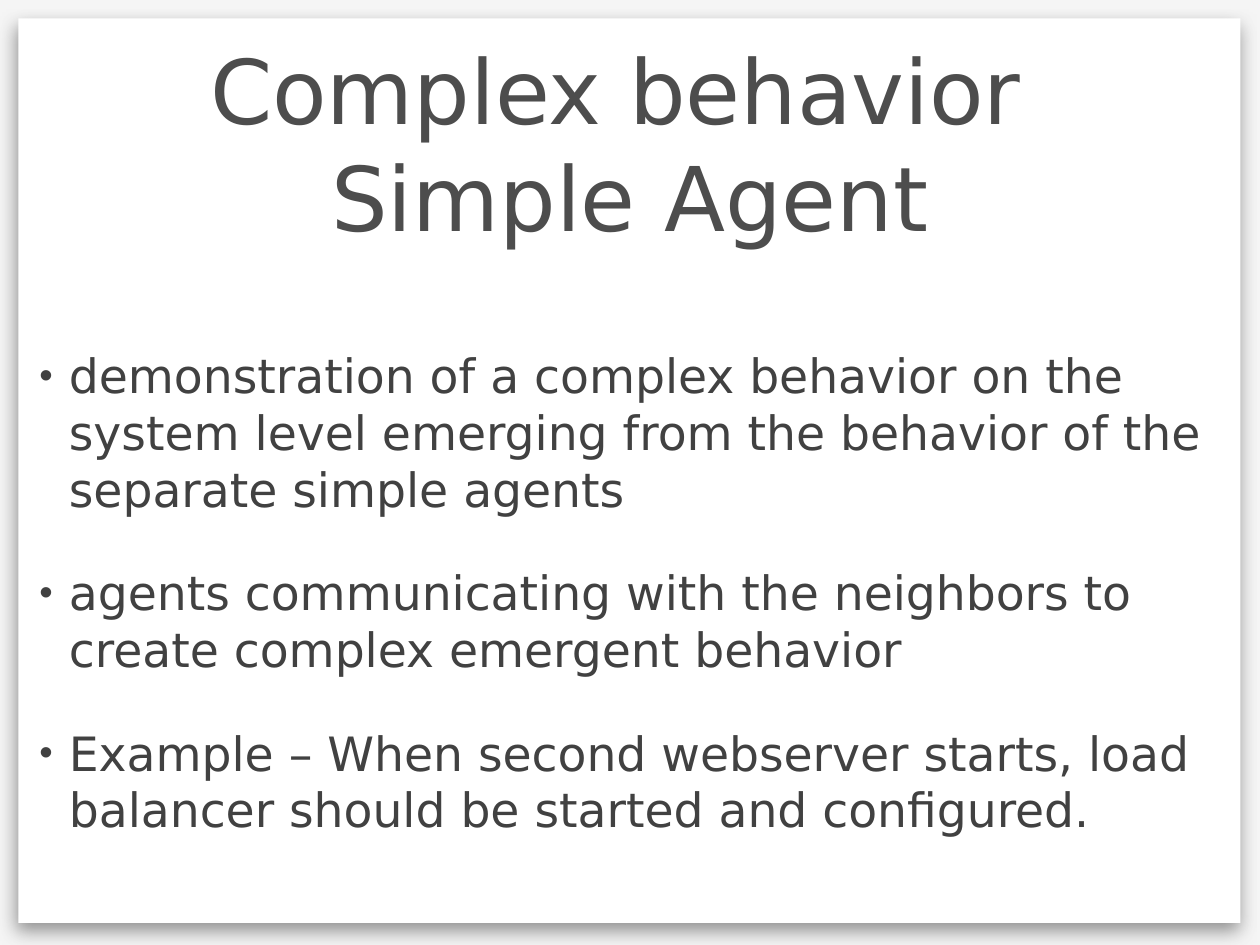
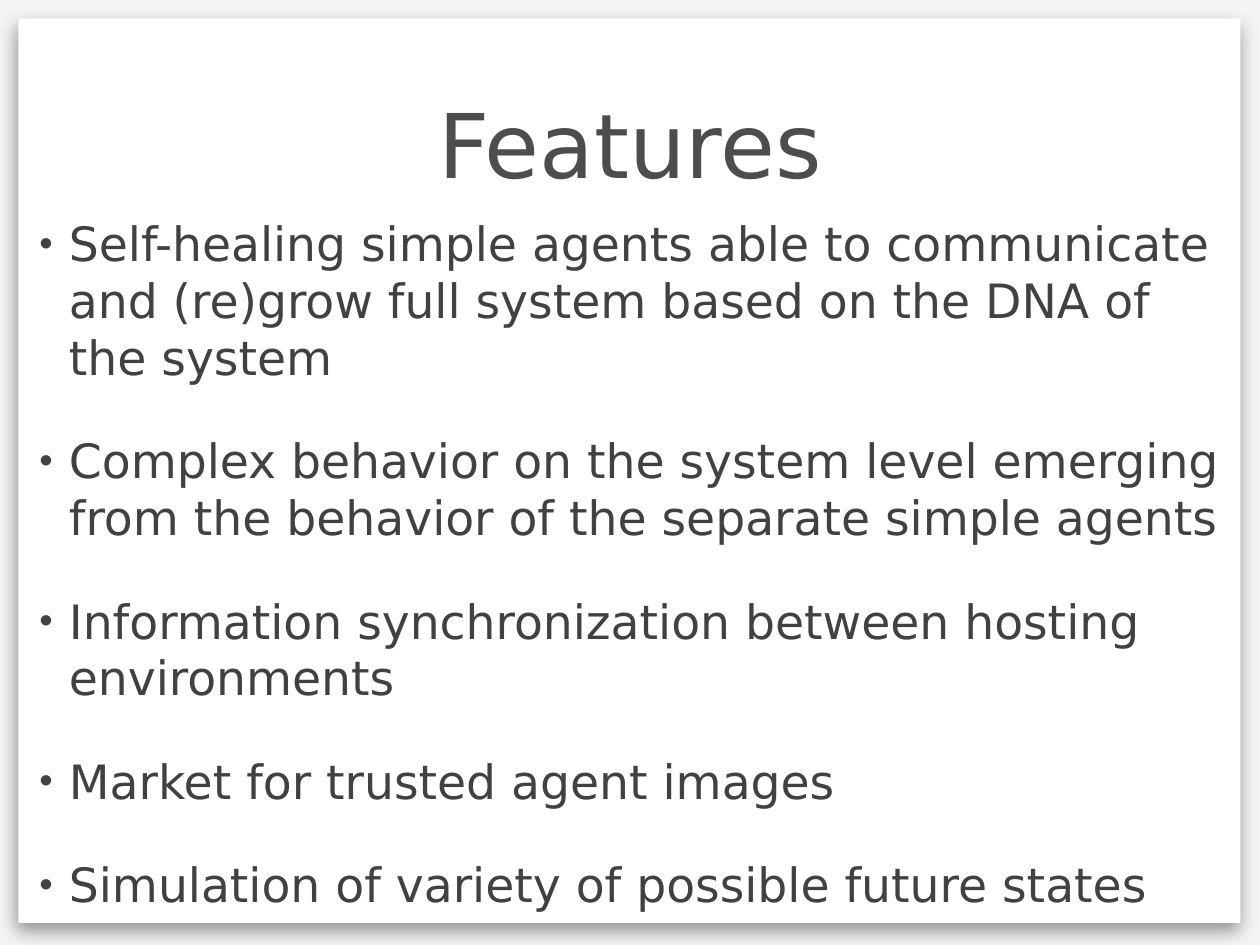
Before and after one commit to pinireznik/antitude, a slide deck: slide 8 of Mitosis-pitch.pptx (slide 10 before the commit). Drawn at 1260x945 pixels with LibreOffice and Linux fonts; fonts in the diff are those of the drawing; background and template pictures are left out. Boxes give left, top, right and bottom in pixels: in the first picture for what was removed or moved away, otherwise in the second. Text is boxed around its words. In the diff, an @@ line names an element or a change of style, - is before the commit and + after.

```diff
--- a/Mitosis-pitch.pptx
+++ b/Mitosis-pitch.pptx
@@ title at bbox=[438, 113, 821, 180]: text changed @@
-Complex behavior
-Simple Agent
+Features
@@ text at bbox=[69, 225, 1219, 912]: text changed @@
-• demonstration of a complex behavior on the system level emerging from the behavior of the separate simple agents
-• agents communicating with the neighbors to create complex emergent behavior
-• Example – When second webserver starts, load balancer should be started and configured.
+• Self-healing simple agents able to communicate and (re)grow full system based on the DNA of the system
+• Complex behavior on the system level emerging from the behavior of the separate simple agents
+• Information synchronization between hosting environments
+• Market for trusted agent images
+• Simulation of variety of possible future states
```
Also in this commit, not shown: 3 other slides changed, 7 slides added, 16 slides removed.
